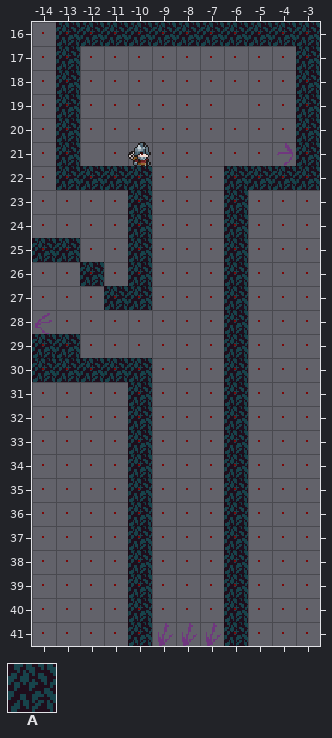
Two states of a Tiled map, Maps/044.tmx. This is how it looked before the edit.
Cells are 16x16 px. Shown: x -14..-3, y 16..41.
Key: from "tileset": A 57.
_ is an empty cell.
Layers that did not change in this view are not listed.
Layer "Tile Layer 1" before, first column x -14:
16 _AAAAAAAAAAA
17 _A_________A
18 _A_________A
19 _A_________A
20 _A_________A
21 _A_________A
22 _AAAA___AAAA
23 ____A___A___
24 ____A___A___
25 AA__A___A___
26 __A_A___A___
27 ___AA___A___
28 ________A___
29 AA______A___
30 AAAAA___A___
31 ____A___A___
32 ____A___A___
33 ____A___A___
34 ____A___A___
35 ____A___A___
36 ____A___A___
37 ____A___A___
38 ____A___A___
39 ____A___A___
40 ____A___A___
41 ____A___A___
New version:
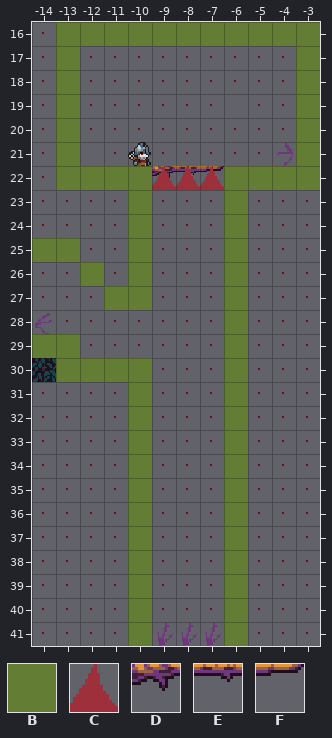
Further tiles: from "tileset": B 0, C 2, D 45, E 46, F 47.
Tiles of an added or newly shown layer are drawn over the layers below it.
Diff:
Layer "Tile Layer 1":
There is now tile D in row 22 at x -9.
There is now tile E in row 22 at x -8.
There is now tile F in row 22 at x -7.
Layer "Collision Layer" (now shown):
There is now tile B in row 16 at x -13 to -3; in rows 17 to 21 at x -13 and -3; in row 22 at x -13 to -10 and -6 to -3; in rows 23 to 24 at x -10 and -6; in row 25 at x -14 to -13, -10 and -6; in row 26 at x -12, -10 and -6.
There is now tile B in row 27 at x -11 to -10 and -6; in row 28 at x -6; in row 29 at x -14 to -13 and -6; in row 30 at x -13 to -10 and -6; in rows 31 to 41 at x -10 and -6.
There is now tile C in row 22 at x -9 to -7.
Where, in picture pixels (left, top, right, bottom), the same in both pictures:
added: (32, 22, 320, 646)
